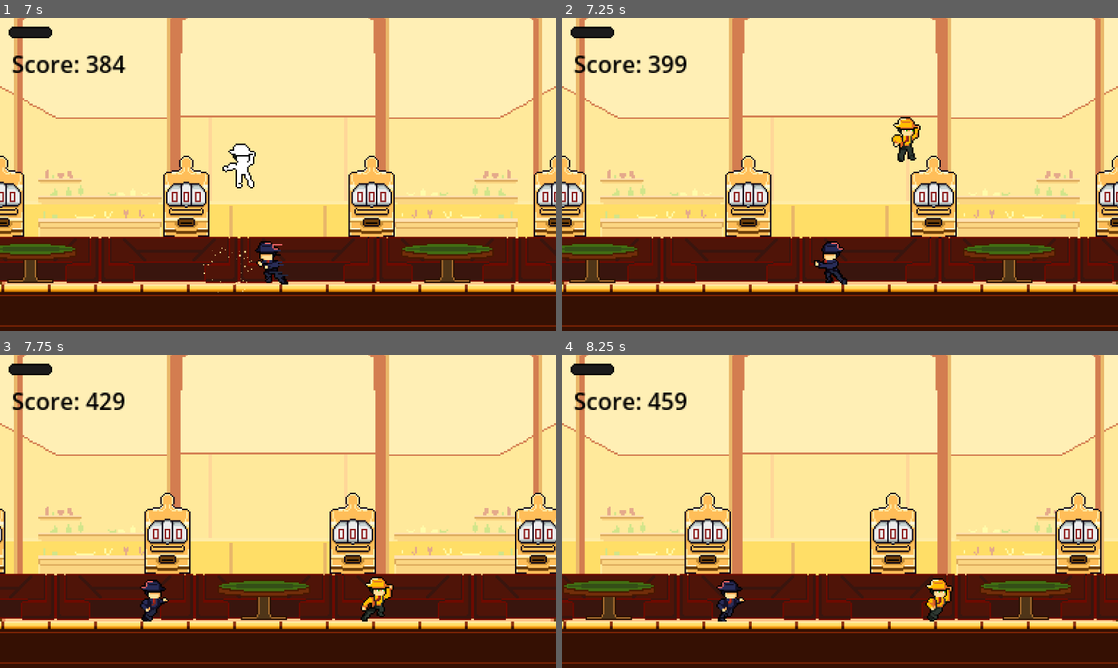
Above: before the commit, frames 1-4 (two rows, left to right).
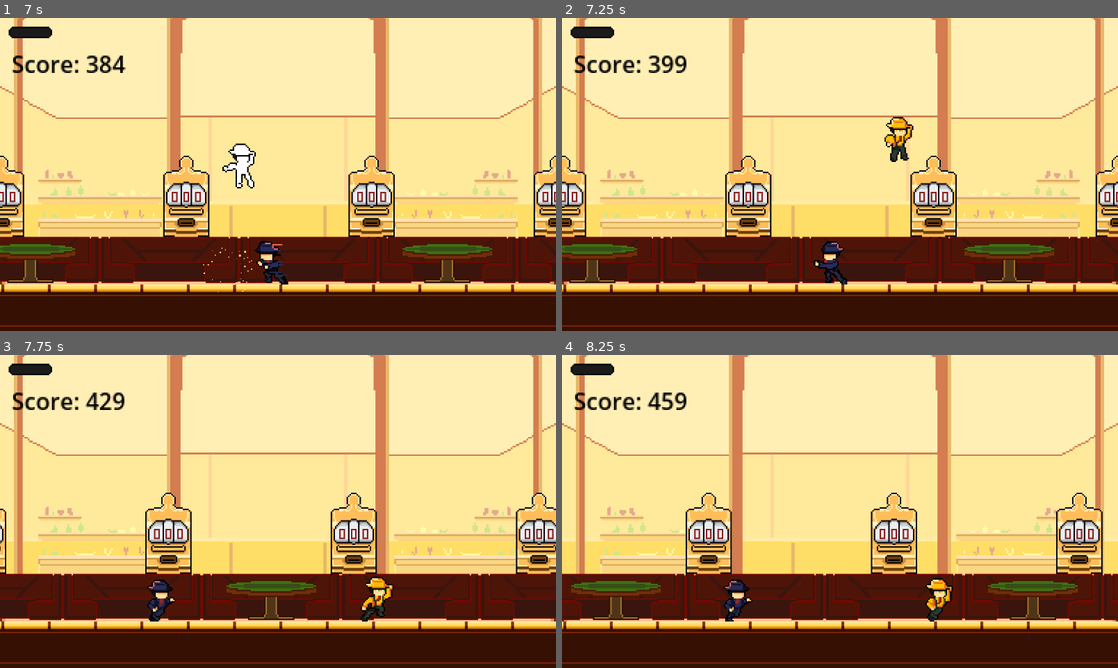
Above: after the commit, the same moments.

Repository: Ruilesser/GamePop
Game: Godot game, scene res://scenes/game/Start_Menu.tscn
Same seed, same stepped clock (60 frames per second), same inputs: the game is played once before the commit and once after it.
Inputs:
- Up to frame 1 (7 s): click "Play Game!" at 0.5 s; tap Enter (ui_accept) at 1.25, 1.52, 2.27, 3.77, 4.52, 5.27, 6.77 s; hold Right (ui_right) 1.28-2.78 s; hold Left (ui_left) 2.78-5.03 s; hold Right (ui_right) from 5.03 s (still down)
- Up to frame 2 (7.25 s): keep holding Right (ui_right)
- Up to frame 3 (7.75 s): keep holding Right (ui_right); tap Enter (ui_accept) at 7.52 s
- Up to frame 4 (8.25 s): keep holding Right (ui_right)

Frame 1 is identical in both runs. In frame 2, 0.6% of the frame differs, in the area x 58-65%, y 31-46%; in frame 3, 4.3%; in frame 4, 4.8%, in the area x 0-100%, y 44-86%.

Commit message:
Increase stun

Diff:
--- a/scenes/util/combat/Combat.gd
+++ b/scenes/util/combat/Combat.gd
@@ -1,6 +1,6 @@
 extends Node2D
 
-const DEFAULT_STUN_TIME: float = 0.2
+const DEFAULT_STUN_TIME: float = 0.225
 
 @onready var hit_effect_scene = preload("res://scenes/FX/Hit_Effect.tscn")
 @onready var enemy_death_effect = preload("res://scenes/FX/enemy_death_particles.tscn")
